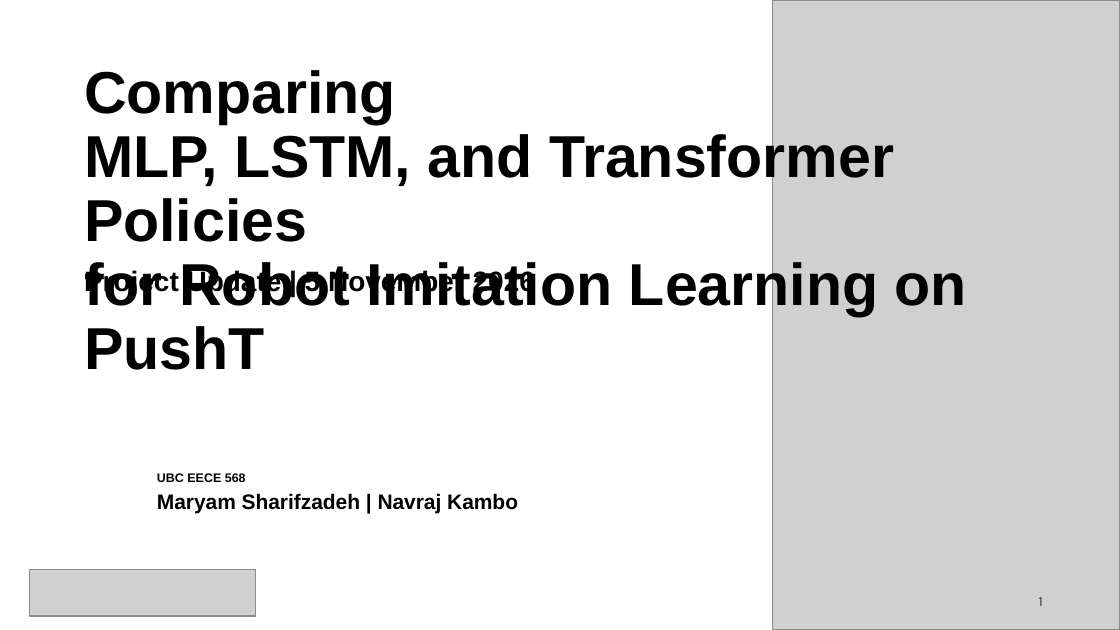
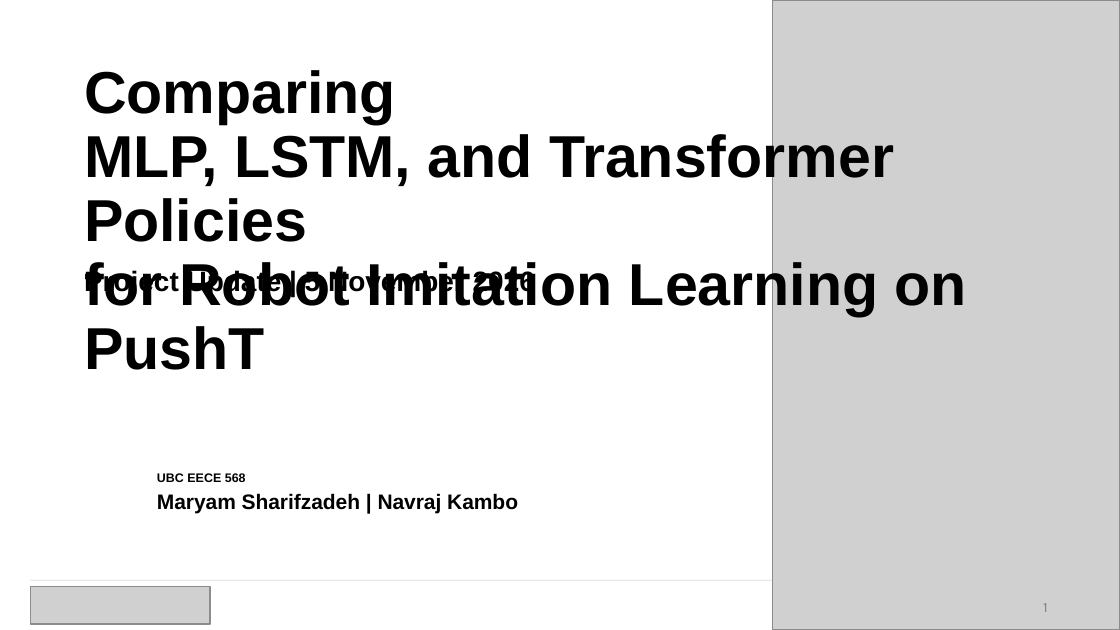
Before and after one commit to navrajkambo/MLP_LSTM_XFMR-Policies-for-Robot-Imitation-Learning-on-PushT, a slide deck: slide 1 of doc/ECE568_MLP_LSTM_XFMR-Policies-for-Robot-Imitation-Learning-on-PushT_ProjectUpdate.pptx. Drawn at 1120x630 pixels with LibreOffice and Linux fonts; fonts in the diff are those of the drawing; grey boxes stand for pictures; background and template pictures are left out. Boxes give left, top, right and bottom in pixels: in the first picture for what was removed or moved away, otherwise in the second. Text is boxed around its words. In the diff, an @@ line names an element or a change of style, - is before the commit and + after.

```diff
--- a/doc/ECE568_MLP_LSTM_XFMR-Policies-for-Robot-Imitation-Learning-on-PushT_ProjectUpdate.pptx
+++ b/doc/ECE568_MLP_LSTM_XFMR-Policies-for-Robot-Imitation-Learning-on-PushT_ProjectUpdate.pptx
@@ picture: place and size @@
-picture at <box>30,569,256,616</box>
+picture at <box>30,587,209,624</box>
@@ rectangle added at <box>30,580,1047,581</box>, fill #D9DDE3 @@
@@ rectangle removed at <box>54,573,248,629</box> @@
@@ page number at <box>1043,603,1048,612</box>: text colour #333333 to #7A7A7A; vertical alignment top to middle @@
```
Also in this commit, not shown: 20 other slides changed, 1 slide added, 1 other file.
